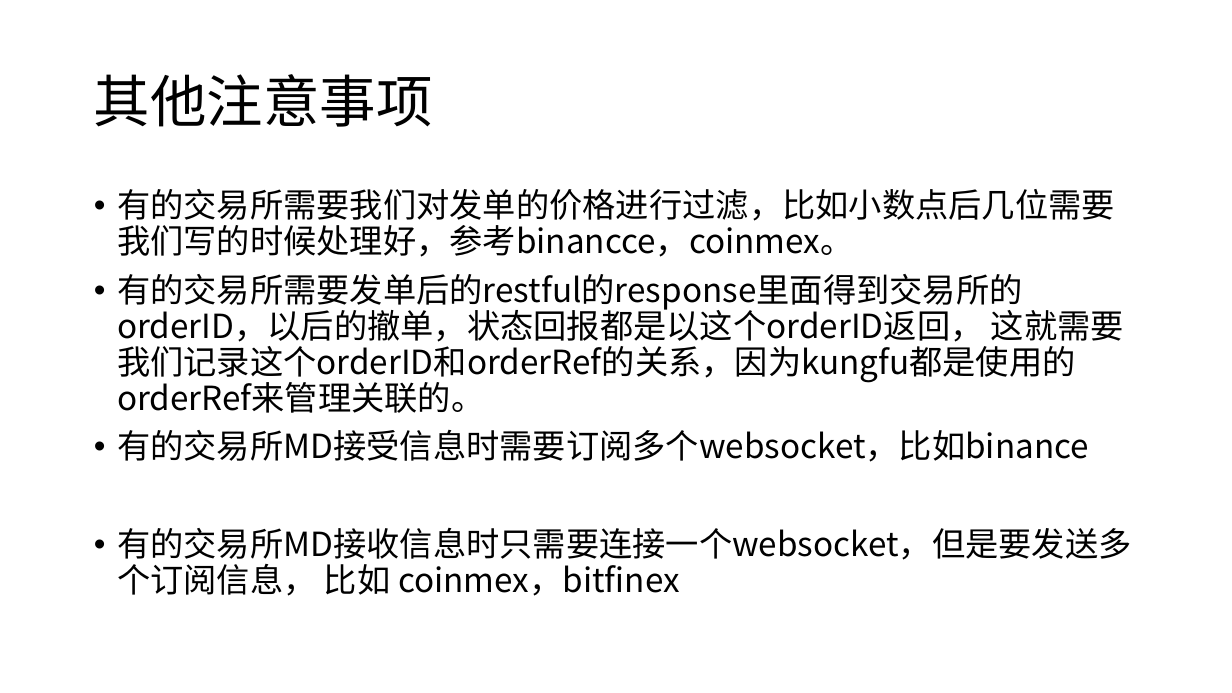
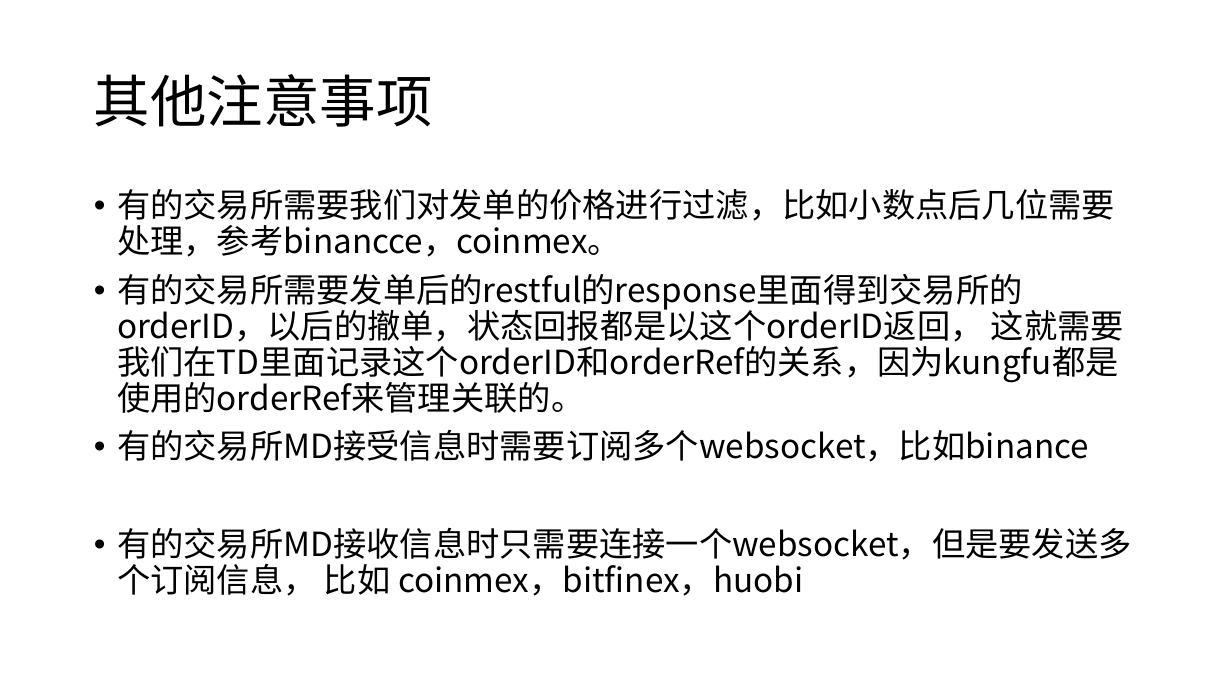
Before and after one commit to qingtiandalaoye/useful_doc, a slide deck: slide 44 of 虚拟货币跨交易所高频交易系统.pptx (slide 41 before the commit). Drawn at 1232x693 pixels with LibreOffice and Linux fonts; fonts in the diff are those of the drawing. Boxes give left, top, right and bottom in pixels: in the first picture for what was removed or moved away, otherwise in the second. Text is boxed around its words. In the diff, an @@ line names an element or a change of style, - is before the commit and + after.

```diff
--- a/虚拟货币跨交易所高频交易系统.pptx
+++ b/虚拟货币跨交易所高频交易系统.pptx
@@ text at <box>117,189,1124,413</box>: text changed @@
-• 有的交易所需要我们对发单的价格进行过滤，比如小数点后几位需要我们写的时候处理好，参考binancce，coinmex。
-• 有的交易所需要发单后的restful的response里面得到交易所的orderID，以后的撤单，状态回报都是以这个orderID返回， 这就需要我们记录这个orderID和orderRef的关系，因为kungfu都是使用的orderRef来管理关联的。
+• 有的交易所需要我们对发单的价格进行过滤，比如小数点后几位需要处理，参考binancce，coinmex。
+• 有的交易所需要发单后的restful的response里面得到交易所的orderID，以后的撤单，状态回报都是以这个orderID返回， 这就需要我们在TD里面记录这个orderID和orderRef的关系，因为kungfu都是使用的orderRef来管理关联的。
@@ text at <box>117,528,1132,596</box>: text changed @@
-• 有的交易所MD接收信息时只需要连接一个websocket，但是要发送多个订阅信息， 比如 coinmex，bitfinex
+• 有的交易所MD接收信息时只需要连接一个websocket，但是要发送多个订阅信息， 比如 coinmex，bitfinex，huobi
```
Also in this commit, not shown: 26 other slides changed, 4 slides added, 1 slide removed.
